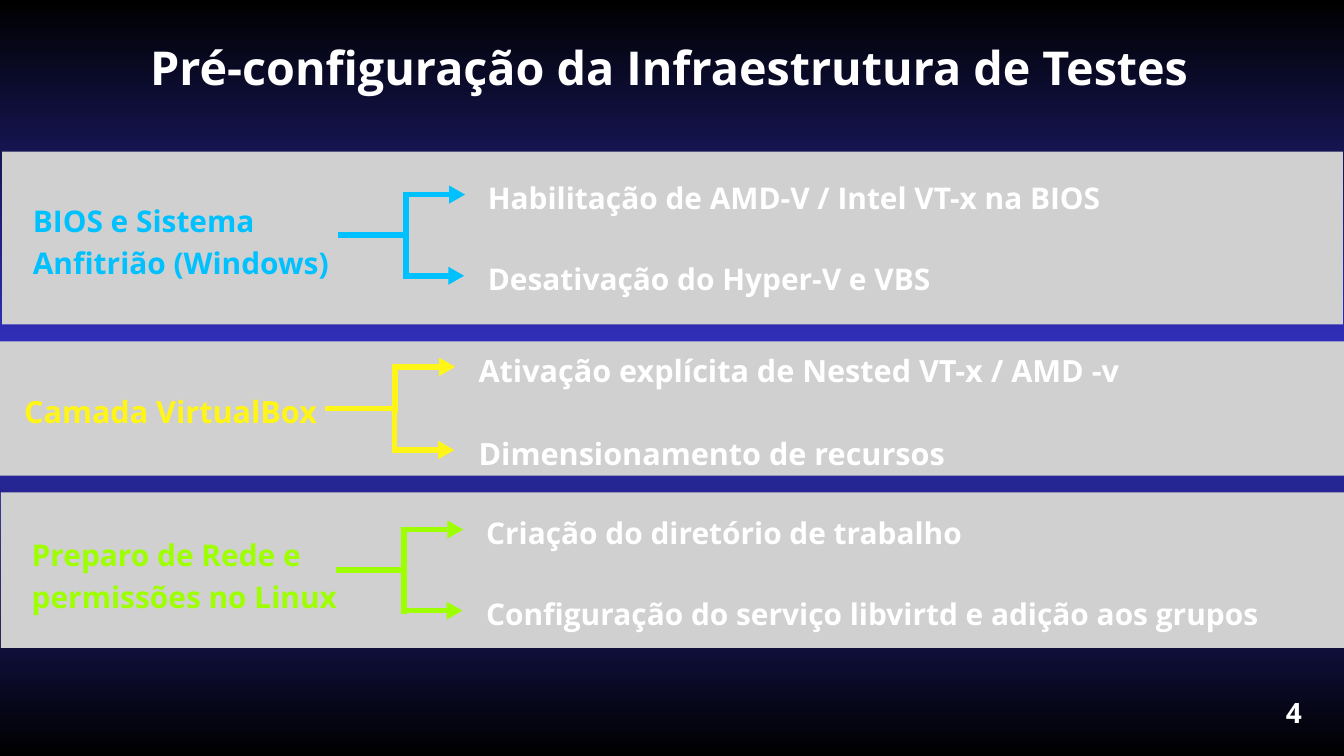
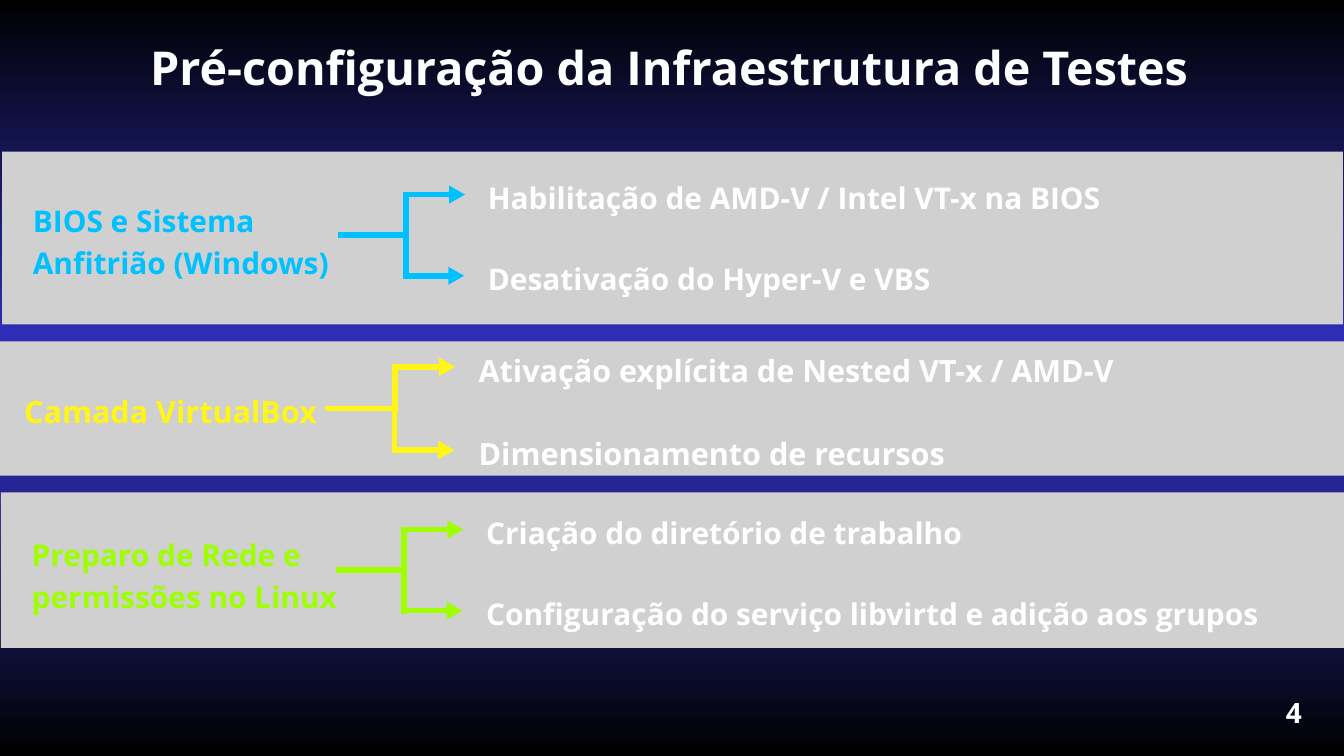
Before and after one commit to Lidrac/so-262, a slide deck: slide 4 of atividades/atividade-08/slides.pptx. Drawn at 1344x756 pixels with LibreOffice and Linux fonts; fonts in the diff are those of the drawing; grey boxes stand for pictures. Boxes give left, top, right and bottom in pixels: in the first picture for what was removed or moved away, otherwise in the second. Text is boxed around its words. In the diff, an @@ line names an element or a change of style, - is before the commit and + after.

```diff
--- a/atividades/atividade-08/slides.pptx
+++ b/atividades/atividade-08/slides.pptx
@@ text at box(479, 359, 1113, 389): text changed @@
-Ativação explícita de Nested VT-x / AMD -v
+Ativação explícita de Nested VT-x / AMD-V
```
Also in this commit, not shown: 6 other slides changed, 2 other files.
